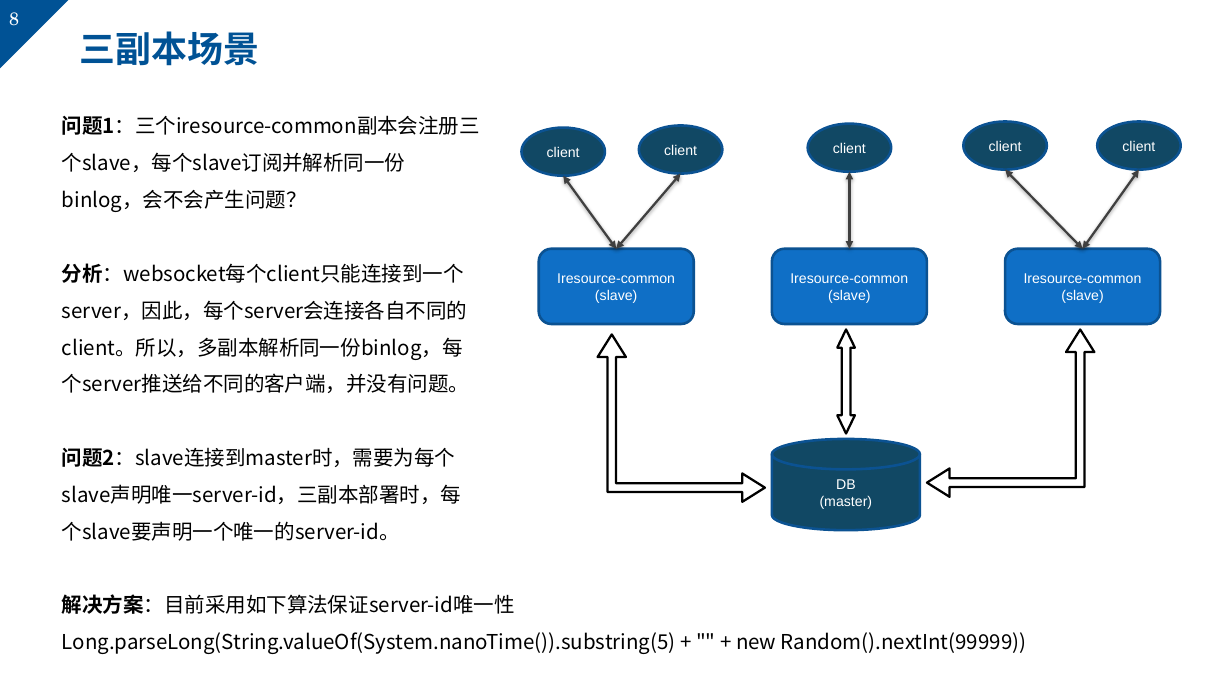
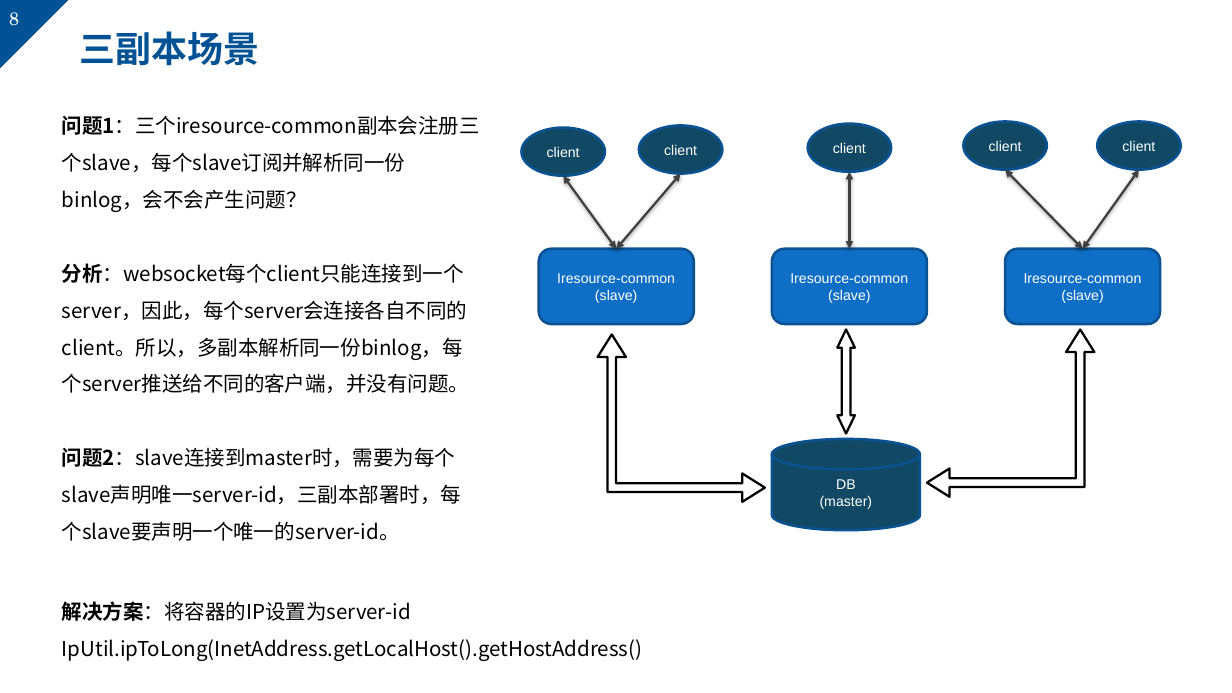
Before and after one commit to markMe1024/coding, a slide deck: slide 8 of MySQL/binlog/后端与UI的webscoket事件机制.pptx. Drawn at 1232x693 pixels with LibreOffice and Linux fonts; fonts in the diff are those of the drawing; background and template pictures are left out. Boxes give left, top, right and bottom in pixels: in the first picture for what was removed or moved away, otherwise in the second. Text is boxed around its words. In the diff, an @@ line names an element or a change of style, - is before the commit and + after.

```diff
--- a/MySQL/binlog/后端与UI的webscoket事件机制.pptx
+++ b/MySQL/binlog/后端与UI的webscoket事件机制.pptx
@@ text at bbox=[62, 601, 642, 661]: text changed @@
-解决方案：目前采用如下算法保证server-id唯一性
-Long.parseLong(String.valueOf(System.nanoTime()).substring(5) + "" + new Random().nextInt(99999))
+解决方案：将容器的IP设置为server-id
+IpUtil.ipToLong(InetAddress.getLocalHost().getHostAddress()
```
Also in this commit, not shown: 1 other slide changed, 1 slide added, 2 other files.
